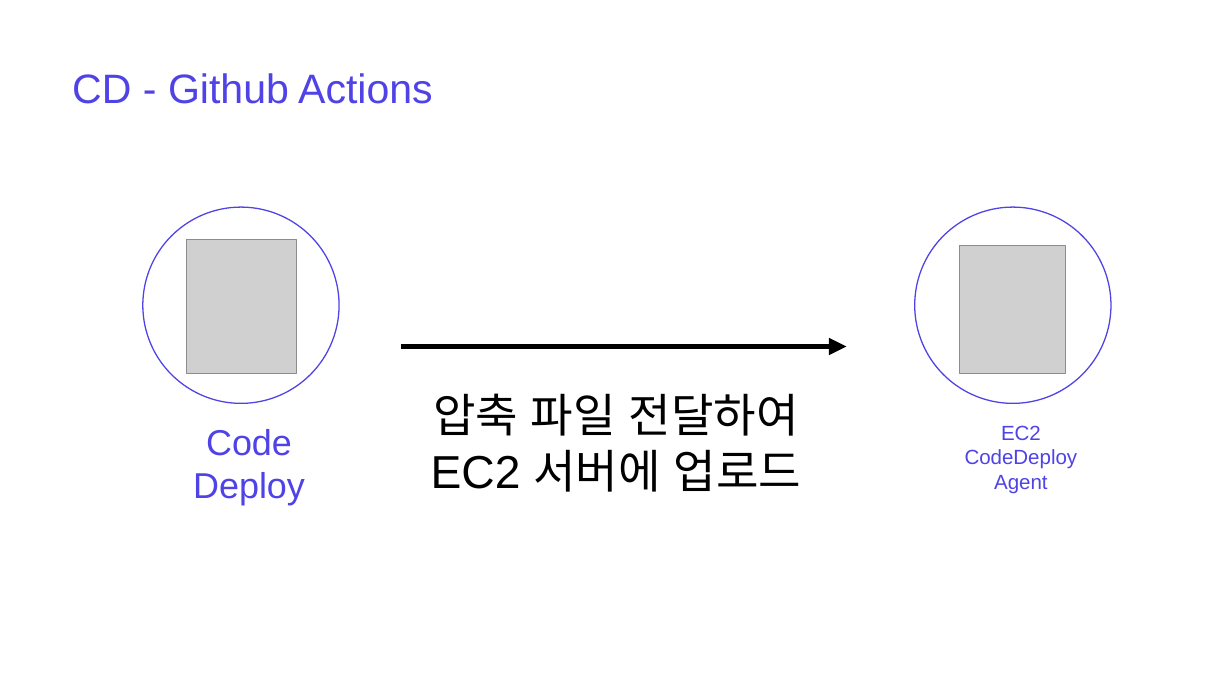
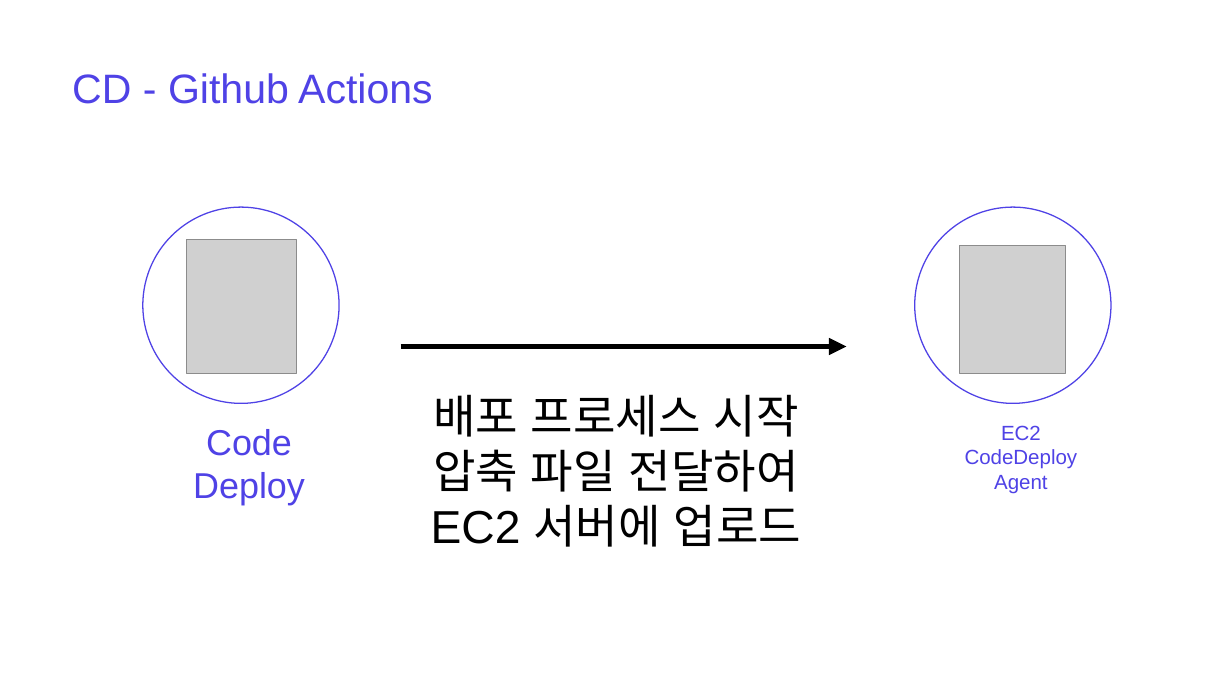
Before and after one commit to mash-up-kr/Backend_Seminar, a slide deck: slide 19 of 10th Node/Ten-min-Seminar/21.02.20 Continuous Deploy/Continuous Deployment.pptx. Drawn at 1232x693 pixels with LibreOffice and Linux fonts; fonts in the diff are those of the drawing; grey boxes stand for pictures. Boxes give left, top, right and bottom in pixels: in the first picture for what was removed or moved away, otherwise in the second. Text is boxed around its words. In the diff, an @@ line names an element or a change of style, - is before the commit and + after.

```diff
--- a/10th Node/Ten-min-Seminar/21.02.20 Continuous Deploy/Continuous Deployment.pptx
+++ b/10th Node/Ten-min-Seminar/21.02.20 Continuous Deploy/Continuous Deployment.pptx
@@ text at (433,394,799,437): paragraph added @@
+배포 프로세스 시작
```
Also in this commit, not shown: 2 other slides changed, 1 other file.
